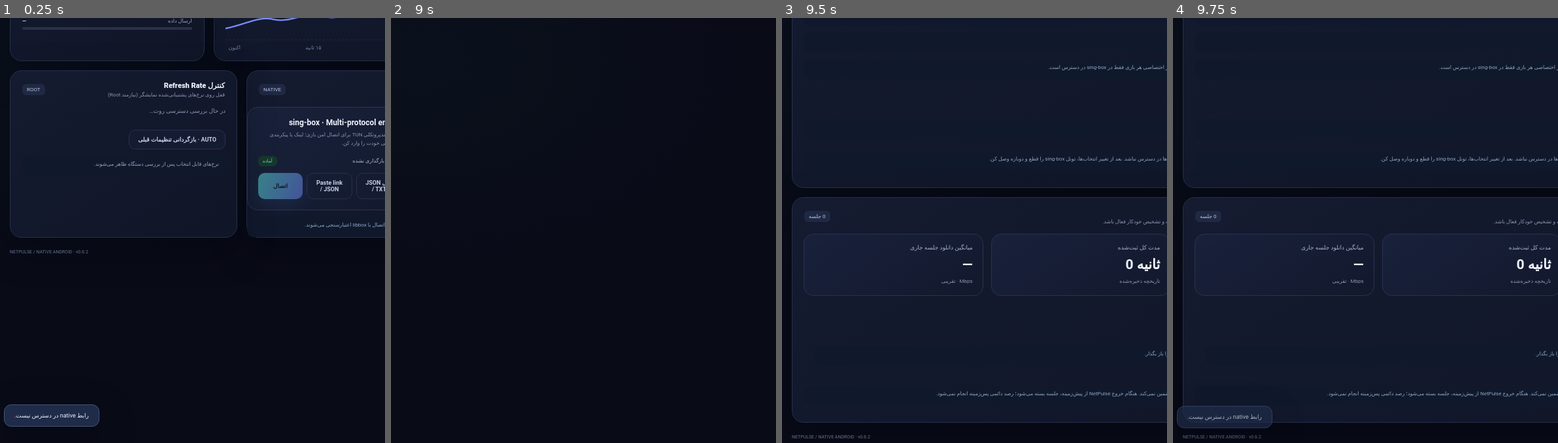
Above: before the commit, frames 1-4 (left to right).
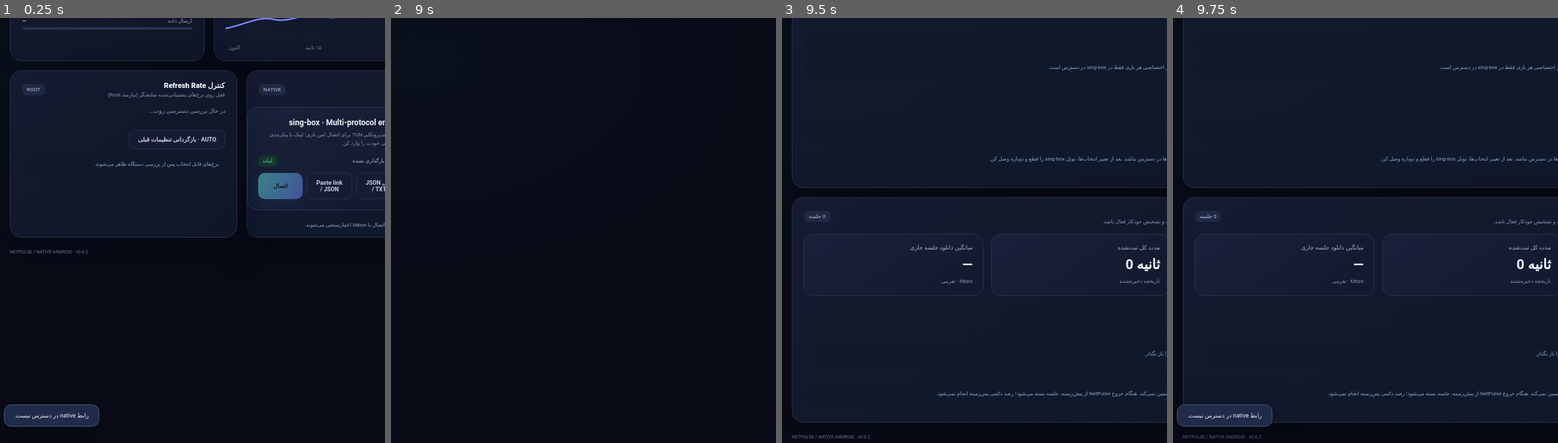
Above: after the commit, the same moments.

Repository: RM007-UI/Netpulse-Gaming-Booster
Page: browser page app/src/main/assets/netpulse/index.html
The page is run twice, just before and just after one commit, with the same random seed, the same clock (stepped at 60 frames per second) and the same inputs.
Inputs (mouse positions are % of the whole screen's width and height, from its top left):
- Up to frame 1 (0.25 s): no input
- Up to frame 2 (9 s): click "▶ تست اتصال" at 0.27 s; click (51, 65) at 0.52 s; type "Alex" at 0.52 s; click "▶ شروع بررسی" at 0.77 s; click (97, 11) at 1.27 s; click "▶ تست اتصال" at 1.77 s; click (97, 30) at 1.87 s; click "➤ تست اتصال" at 2.47 s; click (51, 66) at 3.07 s; type "9" at 3.07 s; tap Enter at 3.1 s; click (97, 15) at 3.67 s; click (97, 23) at 4.27 s; click "⌁ تحلیل شبکه" at 4.87 s; click (97, 34) at 5.47 s; click "♧" at 6.07 s; click "◉ سرورها" at 6.67 s; click "◫ نمای کلی" at 7.27 s; click "▶ تست اتصال" at 7.77 s; click "اجرای تست اتصال ↗" at 7.87 s; click (97, 27) at 8.47 s
- Up to frame 3 (9.5 s): click "▣ دستگاه‌ها" at 9.07 s
- Up to frame 4 (9.75 s): click "خروجی JSON جلسات" at 9.52 s; click "فعال‌سازی" at 9.67 s
The pictures show only the part of the screen within x 0-50%, y 50-100%; the shares and areas given below are measured in that part.

Frames 1-3 are identical in both runs. In frame 4, 0.3% of the frame differs, in the area x 1-26%, y 90-97%.

Commit message:
Use Android Save As picker for game session JSON export

Diff:
--- a/app/src/main/assets/netpulse/index.html
+++ b/app/src/main/assets/netpulse/index.html
@@ -442,9 +442,10 @@
 }
 function exportGameSessions(){
  const data={exportedAt:new Date().toISOString(),scope:'NetPulse foreground monitoring only',sessions:gameSessionHistory,activeSession:activeGameSession};
- const blob=new Blob([JSON.stringify(data,null,2)],{type:'application/json'});
- const url=URL.createObjectURL(blob),link=document.createElement('a');
- link.href=url;link.download='netpulse-game-sessions.json';document.body.appendChild(link);link.click();link.remove();setTimeout(()=>URL.revokeObjectURL(url),1500);
+ const payload=JSON.stringify(data,null,2);
+ if(!window.NetPulse){toast('رابط ذخیره فایل در دسترس نیست.');return;}
+ if(new Blob([payload]).size>524288){toast('حجم خروجی از ۵۱۲ کیلوبایت بیشتر است.');return;}
+ nativeAction('exportGameSessions',payload);
 }
 function clearGameSessions(){
  if(!confirm('تاریخچه محلی جلسات بازی پاک شود؟'))return;
